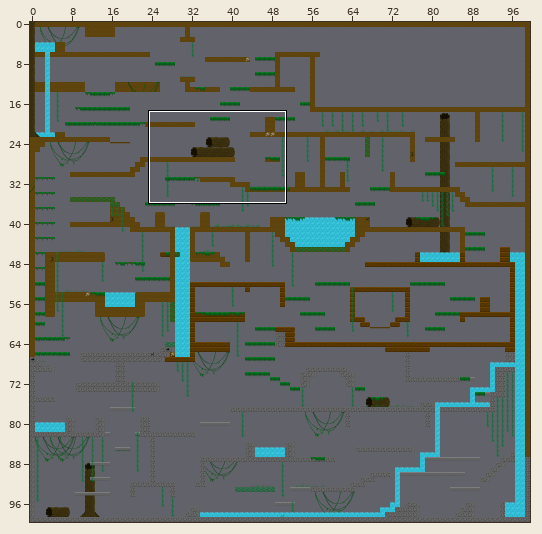
Level history. Tiled map (JSON): public/assets/tiled/maps/forestlevel.json. Above: a wide view before the commit, with the close-up outlined.
Close-up. Before the edit:
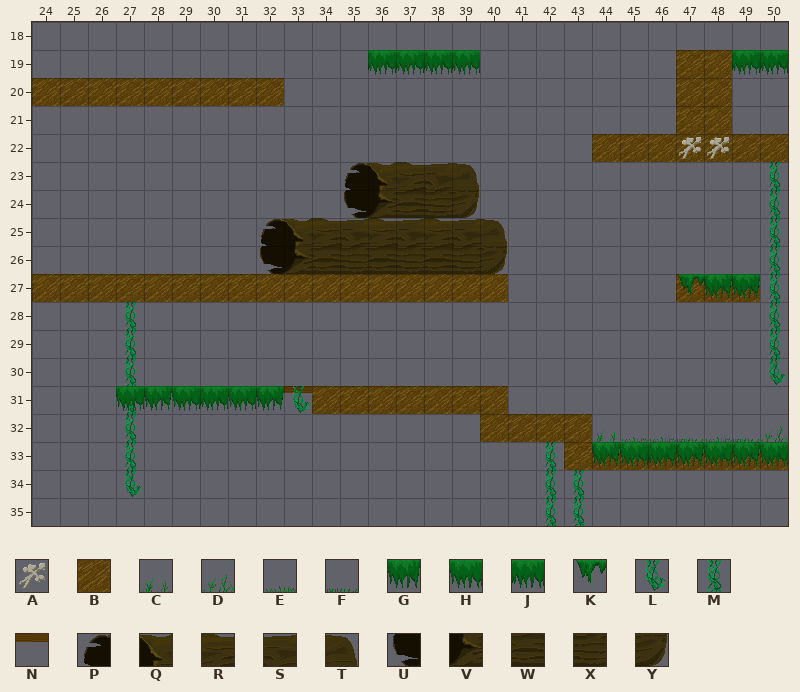
Cells are 32x32 px. Shown: x 24..50, y 18..35. The commit also changed other parts of the map, which this record leaves out.
Key: from "oneblock": A 0, B 4, C 10, D 12, E 13, F 14, G 16, H 17, J 18, K 19, L 27, M 29, N 33; from "trunk": P 0, Q 1, R 2, S 3, T 4, U 5, V 6, W 7, X 8, Y 9.
_ is an empty cell.
Layers that did not change in this view are not listed.
Layer "background decoration" before, first column x 24:
18 ___________________________
19 ___________________________
20 ___________________________
21 ___________________________
22 ___________________________
23 __________________________M
24 __________________________M
25 __________________________M
26 __________________________M
27 __________________________M
28 ___M______________________M
29 ___M______________________M
30 ___M______________________L
31 ___M_______________________
32 ___M_______________________
33 ___M______________M________
34 ___L______________MM_______
35 __________________MM_______
Layer "solids" before, first column x 24:
18 ___________________________
19 ____________NNNN_______BBNN
20 BBBBBBBBB______________BB__
21 _______________________BB__
22 ____________________BBBBBBB
23 ___________PQRST___________
24 ___________UVWXY___________
25 ________PQRSRSRST__________
26 ________UVWXWXWXY__________
27 BBBBBBBBBBBBBBBBB______BBB_
28 ___________________________
29 ___________________________
30 ___________________________
31 ___NNNNNNNBBBBBBB__________
32 ________________BBBB_______
33 ___________________BBBBBBBB
34 ___________________________
35 ___________________________
Layer "foreground decoration" before, first column x 24:
18 ___________________________
19 ____________JJJJ_________JJ
20 ___________________________
21 ___________________________
22 _______________________AA__
23 ___________________________
24 ___________________________
25 ___________________________
26 ___________________________
27 _______________________KGG_
28 ___________________________
29 ___________________________
30 ___________________________
31 ___HGHJHGL_________________
32 ____________________CEEFEFD
33 ____________________GHJGHGH
34 ___________________________
35 ___________________________
After the commit:
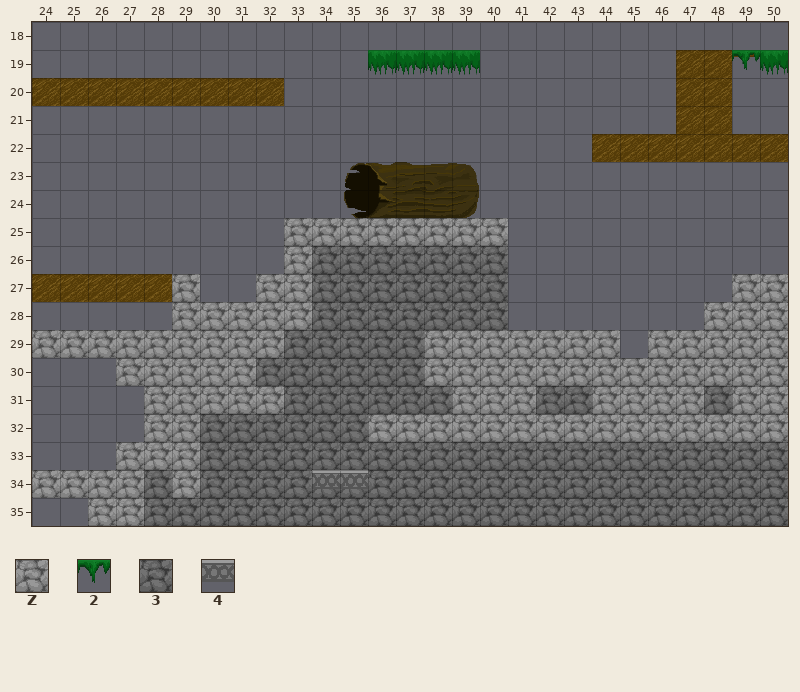
Further tiles: from "dungeon_tiles": Z 1; from "oneblock": 2 15, 3 22, 4 32.
The exact change:
Changed rows in their new state; . is an unchanged cell.
Layer "background decoration":
first column x 27:
23 ......................._
24 ......................._
25 ......................._
26 .......3333333........._
27 .......3333333........._
28 _......3333333........._
29 _.....33333............_
30 _....333333............_
31 _.....333333...33....3..
32 _..333333...............
33 _..333333333333333333333
34 _3.333333333333333333333
35 .33333333333333333333333
Layer "solids":
first column x 24:
25 ........_ZZZZZZZZ..........
26 ........_Z_______..........
27 .....Z__ZZ_______......__ZZ
28 .....ZZZZZ..............ZZZ
29 ZZZZZZZZZ.....ZZZZZZZ.ZZZZZ
30 ...ZZZZZ......ZZZZZZZZZZZZZ
31 ..._ZZZZZ______ZZZ..ZZZZ.ZZ
32 ....ZZ......ZZZZZZZZZZZZZZZ
33 ...ZZZ.............________
34 ZZZZ.Z....44...............
35 ..ZZ.......................
Layer "foreground decoration":
first column x 47:
19 ..2
22 __.
first column x 47:
27 ___
first column x 27:
31 _______.................
32 ................._______
33 ................._______
Changed places in both close-ups, as pixel boxes (x1, y1, x2, y2):
changed: (732, 51, 760, 75)
removed: (679, 137, 729, 159)
changed: (32, 162, 788, 526)
